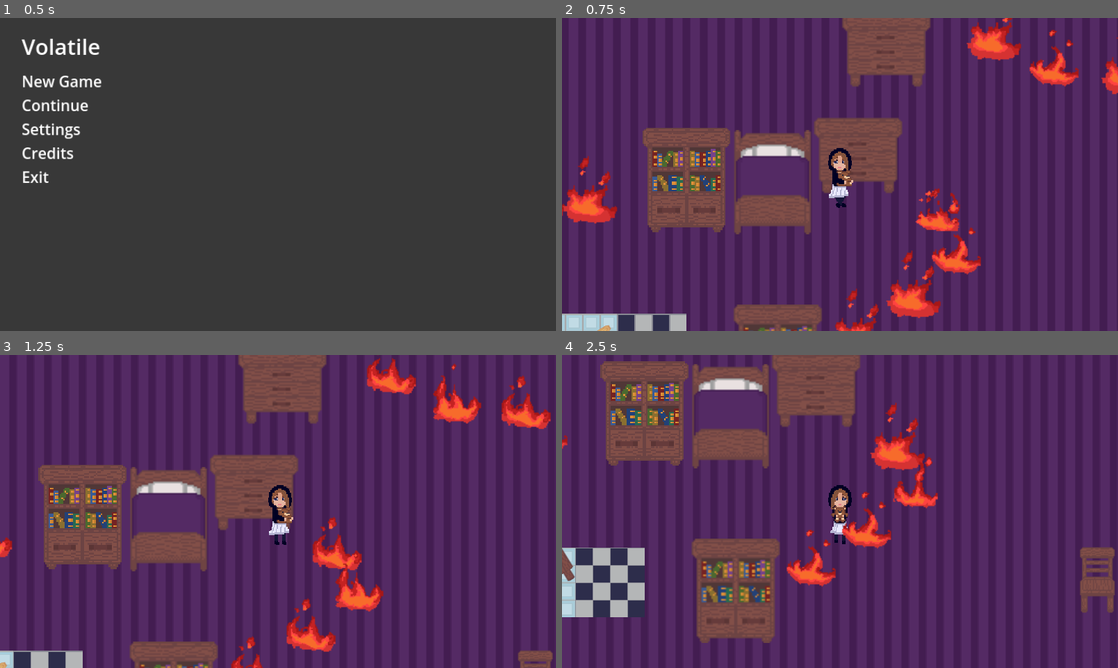
Above: before the commit, frames 1-4 (two rows, left to right).
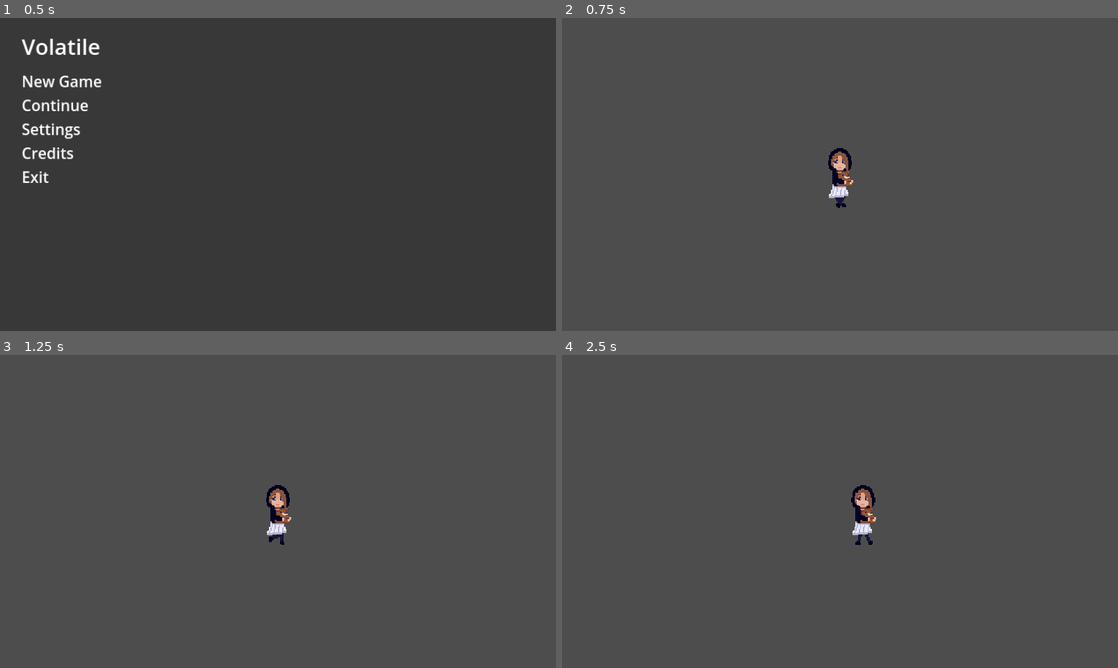
Above: after the commit, the same moments.

Repository: ioannoid/volatile-game-jam
Game: Godot game, scene res://main.tscn
The game is run twice, just before and just after one commit, with the same random seed, the same clock (stepped at 60 frames per second) and the same inputs.
Inputs (mouse positions are in pixels of both pictures, inside the frame that each line leads up to):
- Up to frame 1 (0.5 s): no input
- Up to frame 2 (0.75 s): tap Enter at 0.5 s; move the mouse to (623, 80) at 0.52 s; hold D (move_right) from 0.53 s (still down); hold E (Interact) from 0.53 s (still down); click (623, 80) at 0.67 s
- Up to frame 3 (1.25 s): keep holding D (move_right); keep holding E (Interact)
- Up to frame 4 (2.5 s): move the mouse to (728, 527) at 1.27 s; release D (move_right) at 1.28 s; release E (Interact) at 1.28 s; hold S (move_down) 1.28-2.03 s; tap E (Interact) at 1.35 s; move the mouse to (895, 442) at 2.02 s; hold D (move_right) from 2.03 s (still down); hold E (Interact) from 2.03 s (still down)

Frame 1 is identical in both runs. In frame 2, 98% of the frame differs, in the area x 0-100%, y 0-100%; in frame 3, 99%; in frame 4, 99%.
Error after the commit: Parse Error: Expected indented block after function declaration. (res://game.gd:52)

Commit message:
Added more stuff

Diff:
--- a/game/game.gd
+++ b/game/game.gd
@@ -48,3 +48,5 @@
 		GAME_STATE.endingSequence:
 			state = GAME_STATE.endingSequence
 			print("changing to ending sequence")
+
+func music_updater(scene : int):
--- /dev/null
+++ b/game/music_control.gd
@@ -0,0 +1,10 @@
+extends AudioStreamPlayer
+# Called when the node enters the scene tree for the first time.
+var game = get_tree().gdet_root().get_node("Main").get_node("Game")
+func _ready():
+	pass
+
+
+# Called every frame. 'delta' is the elapsed time since the previous frame.
+func _process(delta):
+	pass
--- a/game/phone.gd
+++ b/game/phone.gd
@@ -1,5 +1,6 @@
 extends Door
 signal sequenceUpdate(sequence)
+signal music_updater(scene)
 
 # Called when the node enters the scene tree for the first time.
 func _ready():
Not shown, added: game/Music/volatile_buildup.wav.import
Not shown, added: game/Music/volatile_tension2.wav.import
Not shown, added: game/Music/volatile_walking_theme2.wav.import
Not shown, added: game/Music/volatile_buildup.wav
Not shown, added: game/Music/volatile_tension2.wav
Not shown, added: game/Music/volatile_walking_theme2.wav
